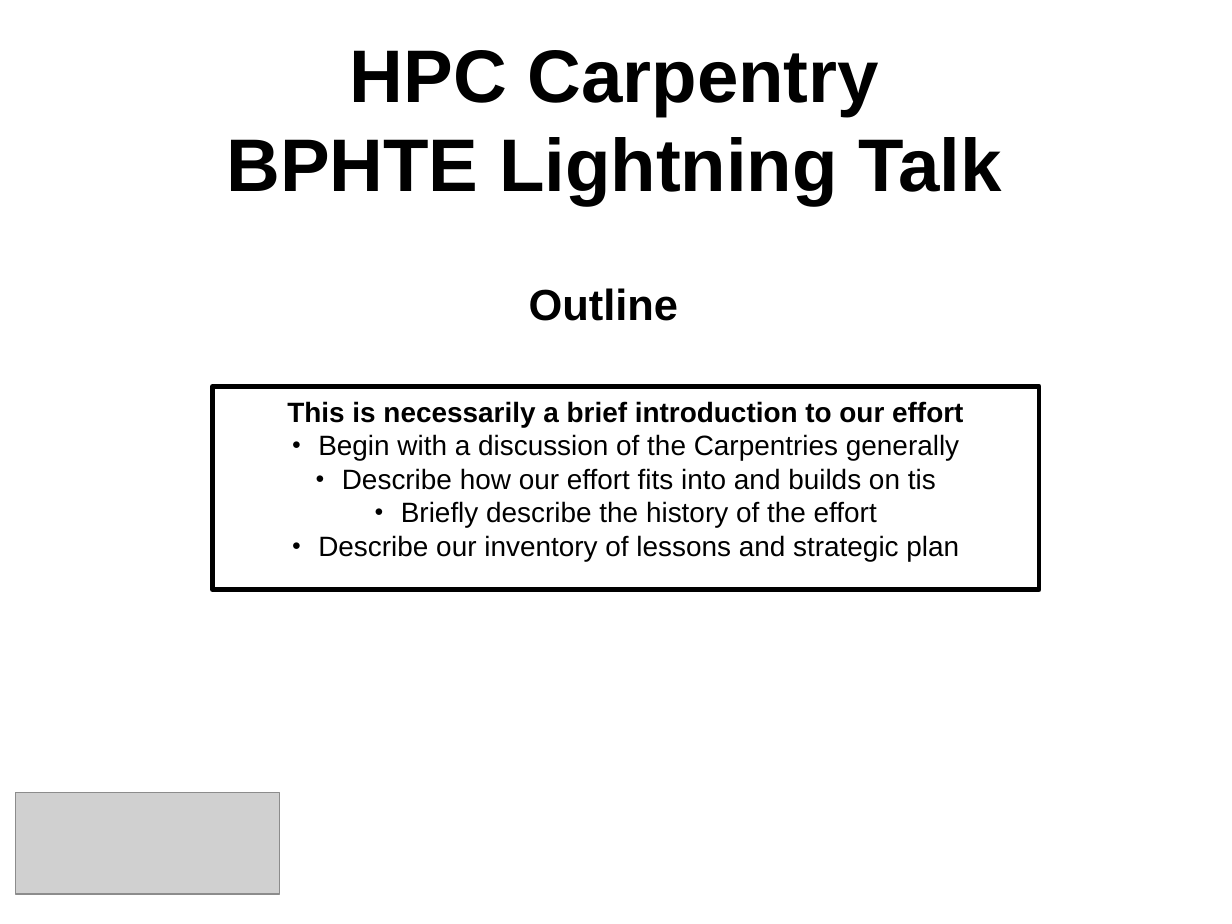
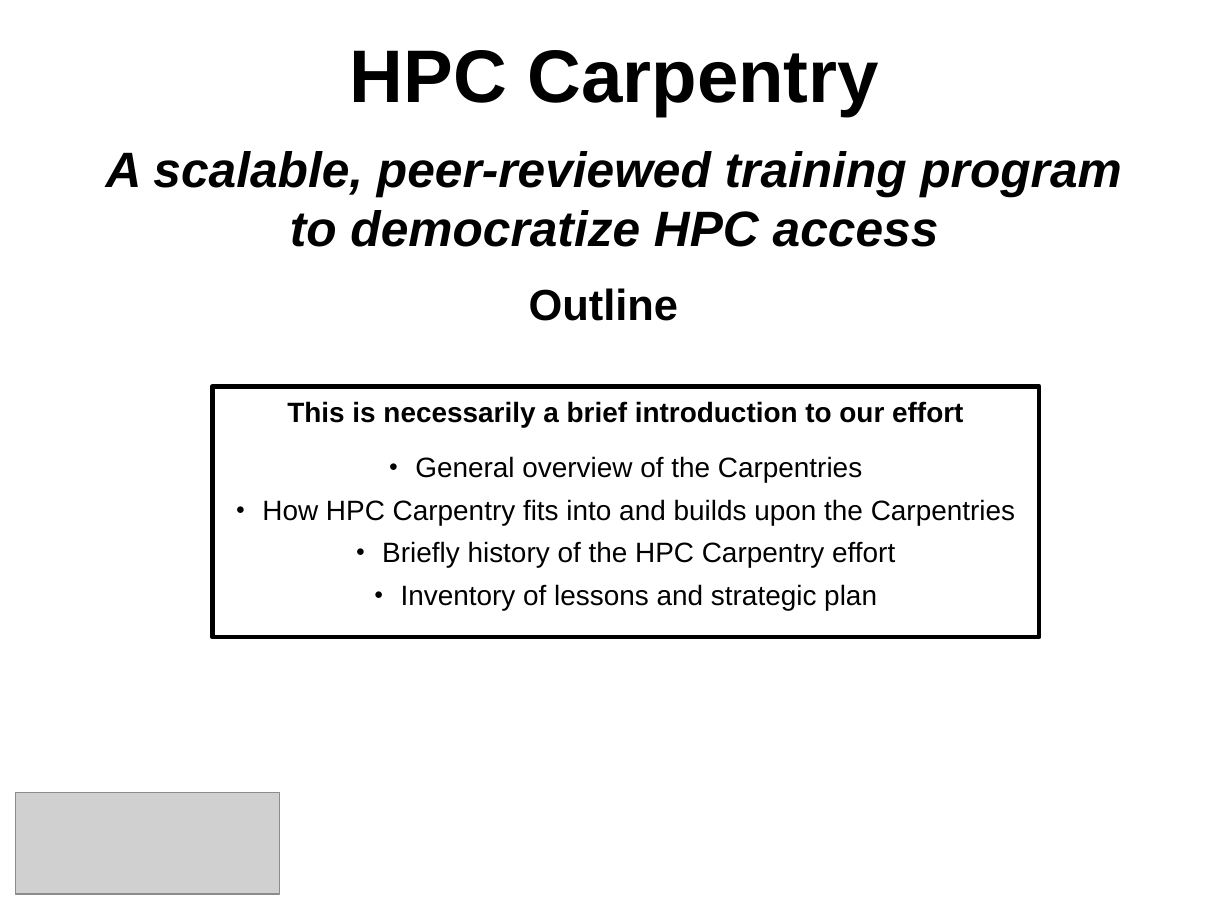
Before and after one commit to hpc-carpentry/coordination, a slide deck: slide 2 of conferences/SC23/sc23_bof_presentation.odp. Drawn at 1232x924 pixels with LibreOffice and Linux fonts; fonts in the diff are those of the drawing; grey boxes stand for pictures. Boxes give left, top, right and bottom in pixels: in the first picture for what was removed or moved away, otherwise in the second. Text is boxed around its words. In the diff, an @@ line names an element or a change of style, - is before the commit and + after.

Commit message:
* Polishing words. * Corrected the mention of HPC Shell lesson to Carpentries' Shell lesson.

```diff
--- a/conferences/SC23/sc23_bof_presentation.odp
+++ b/conferences/SC23/sc23_bof_presentation.odp
@@ text at bbox=[106, 151, 1121, 247]: text changed; size 48 to 32 pt; italic on @@
-BPHTE Lightning Talk
+A scalable, peer-reviewed training program
+to democratize HPC access
@@ rectangle "This is necessarily a brief ...": place and size @@
-rectangle "This is necessarily a brief ..." at bbox=[212, 387, 1040, 590]
+rectangle "This is necessarily a brief ..." at bbox=[212, 387, 1040, 637]
@@ text in rectangle at bbox=[262, 456, 1015, 610]: text changed @@
-● Begin with a discussion of the Carpentries generally
-● Describe how our effort fits into and builds on tis
-● Briefly describe the history of the effort
-● Describe our inventory of lessons and strategic plan
+● General overview of the Carpentries
+● How HPC Carpentry fits into and builds upon the Carpentries
+● Briefly history of the HPC Carpentry effort
+● Inventory of lessons and strategic plan
```
Also in this commit, not shown: 6 other slides changed, 1 other file.
